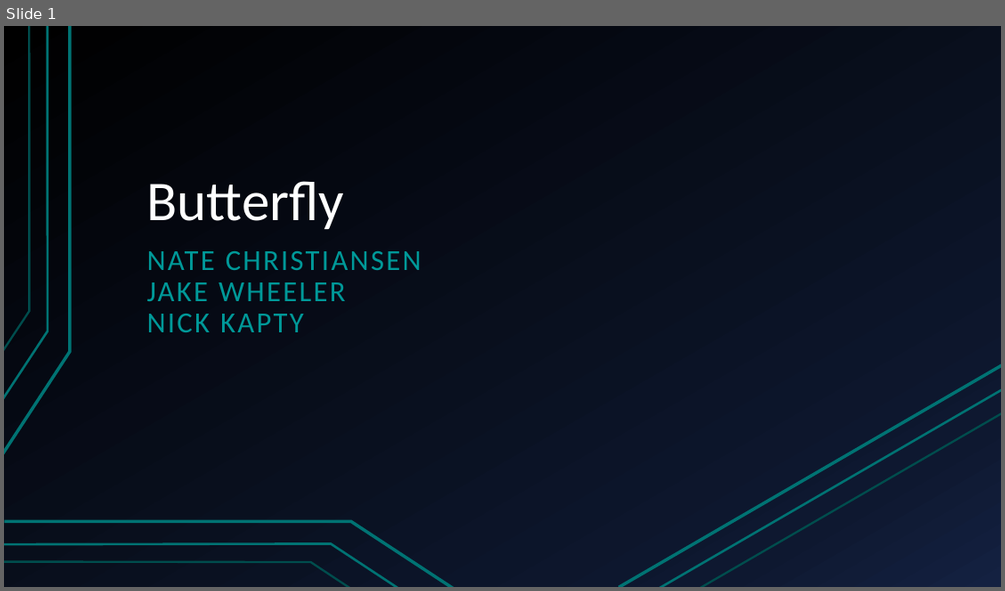
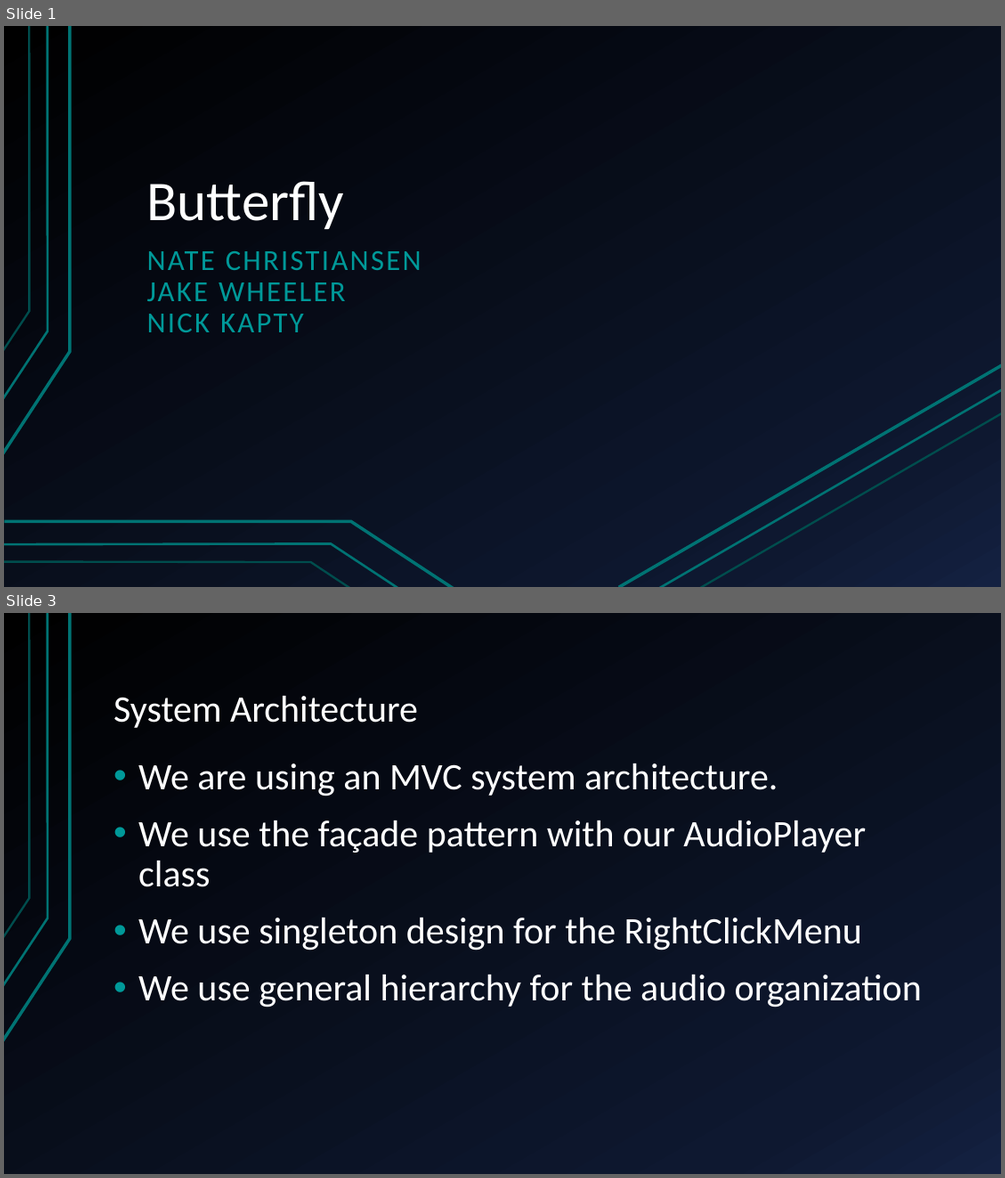
Before and after one commit to jakewheeler/SWENG411-Butterfly, a slide deck: Documentation and Planning/Presentation and Turn In/FinalPresentation.pptx. Shown one above the other, each under a label of ours: slide 1 before the commit, slides 1 and 3 after it; the slides between them are not shown. The pictures are 1005x591 and 1005x1178 pixels, drawn with LibreOffice and Linux fonts; fonts in the diff are those of the drawing. Boxes give left, top, right and bottom in pixels: in the first picture for what was removed or moved away, otherwise in the second. Text is boxed around its words. In the diff, an @@ line names an element or a change of style, - is before the commit and + after.

```diff
--- a/Documentation and Planning/Presentation and Turn In/FinalPresentation.pptx
+++ b/Documentation and Planning/Presentation and Turn In/FinalPresentation.pptx
@@ slide 3 added at <box>4,613,1001,1174</box>, background gradient #000000 to #0F1931 to #142242; not listed: 3 template elements that a slide beside it also shows @@
@@ title added at <box>113,696,418,728</box>, 36 pt, text #FFFFFF @@
+System Architecture
@@ text added at <box>138,763,922,1007</box>, 36 pt, text #FFFFFF @@
+• We are using an MVC system architecture.
+• We use the façade pattern with our AudioPlayer class
+• We use singleton design for the RightClickMenu
+• We use general hierarchy for the audio organization
```
Also in this commit, not shown: 1 slide changed, 3 other slides added, 1 slide removed.
